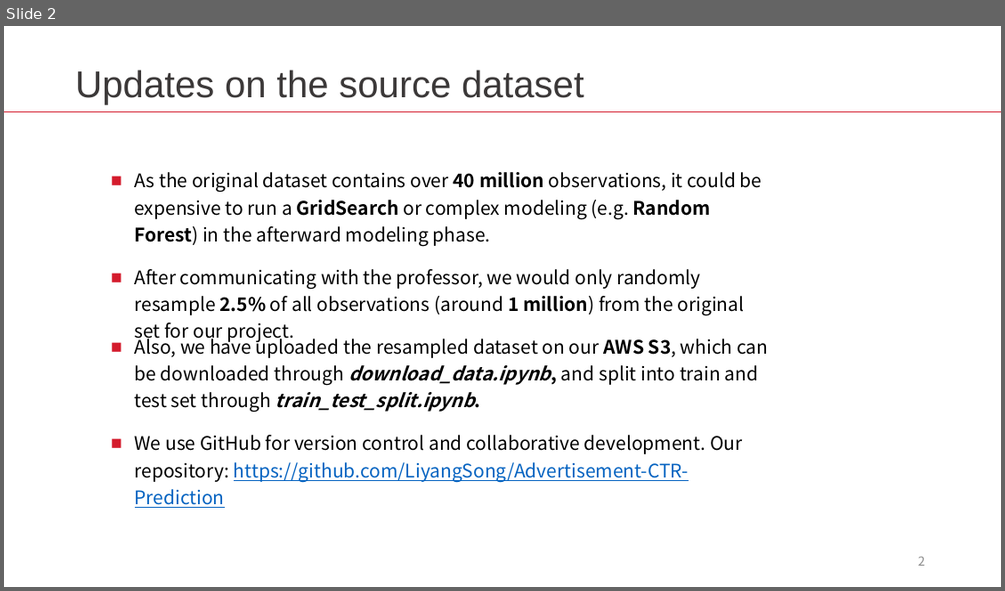
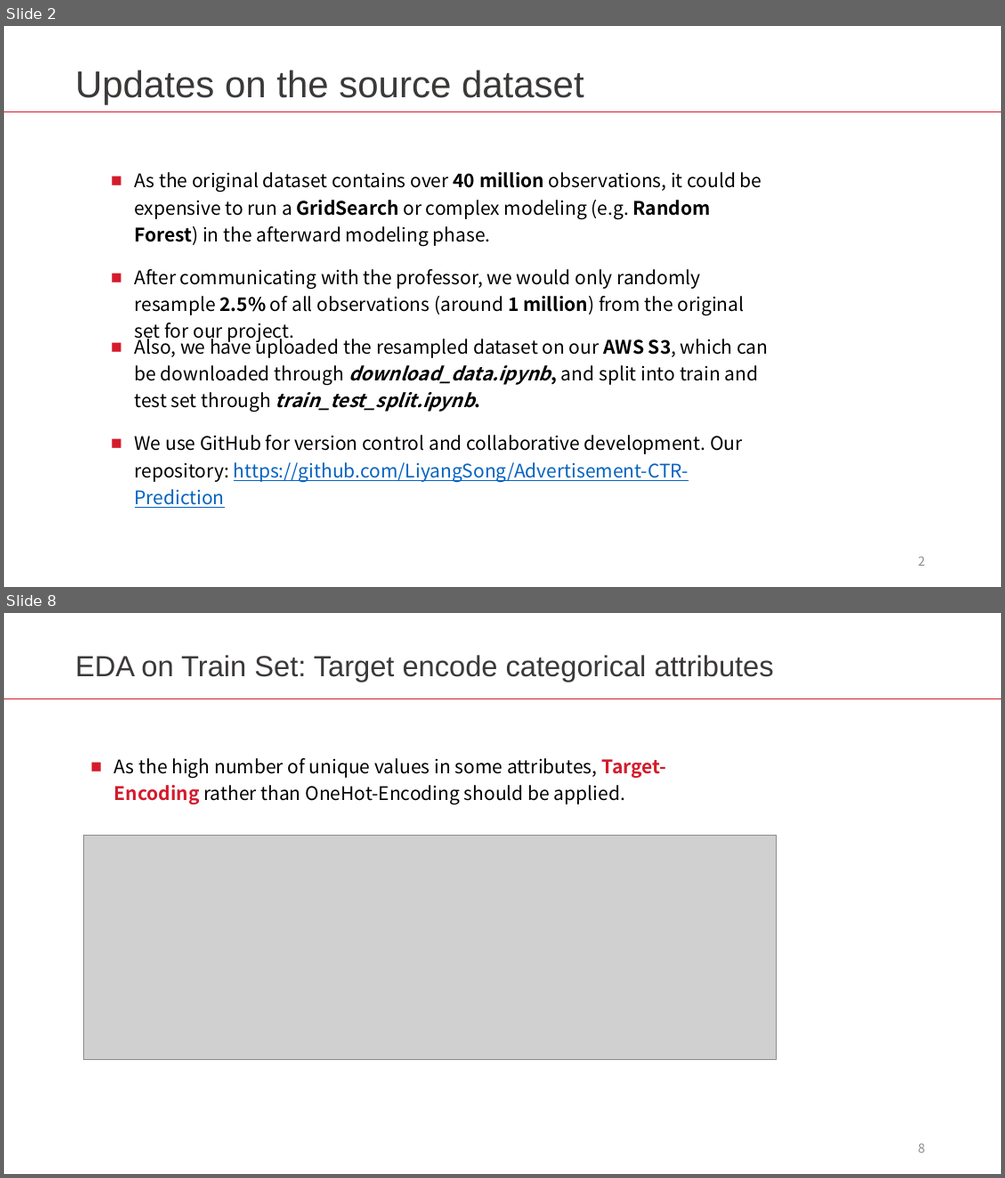
Before and after one commit to LiyangSong/Advertisement-CTR-Prediction, a slide deck: submissions/phase2/eda.pptx. Shown one above the other, each under a label of ours: slide 2 before the commit, slides 2 and 8 after it; the slides between them are not shown. The pictures are 1005x591 and 1005x1178 pixels, drawn with LibreOffice and Linux fonts; fonts in the diff are those of the drawing; grey boxes stand for pictures. Boxes give left, top, right and bottom in pixels: in the first picture for what was removed or moved away, otherwise in the second. Text is boxed around its words. In the diff, an @@ line names an element or a change of style, - is before the commit and + after.

```diff
--- a/submissions/phase2/eda.pptx
+++ b/submissions/phase2/eda.pptx
@@ slide 8 added at (x1=4, y1=613, x2=1001, y2=1174), background #FFFFFF @@
@@ text added at (x1=75, y1=655, x2=774, y2=682), 28 pt, text #3B3838 @@
+EDA on Train Set: Target encode categorical attributes
@@ rectangle added at (x1=4, y1=698, x2=1001, y2=699), fill #D41B2C @@
@@ text added at (x1=114, y1=758, x2=666, y2=804), 18 pt, text #000000 @@
+■ As the high number of unique values in some attributes, Target-Encoding rather than OneHot-Encoding should be applied.
@@ picture added at (x1=83, y1=835, x2=776, y2=1059) @@
@@ page number added at (x1=918, y1=1143, x2=925, y2=1152), 12 pt, text #8C8C8C @@
+8
```
Also in this commit, not shown: 10 other slides added, 1 slide removed, 1 other file.
